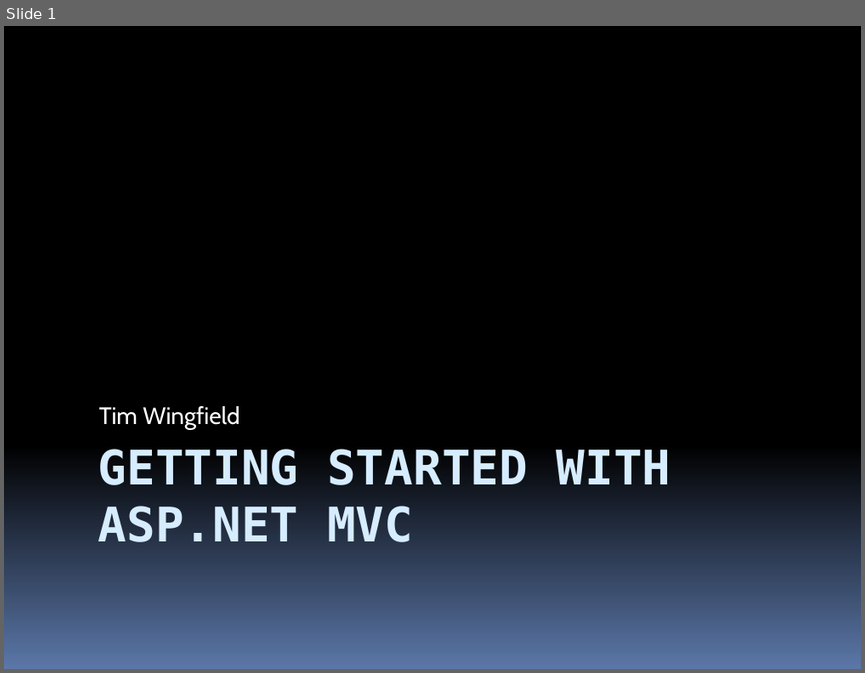
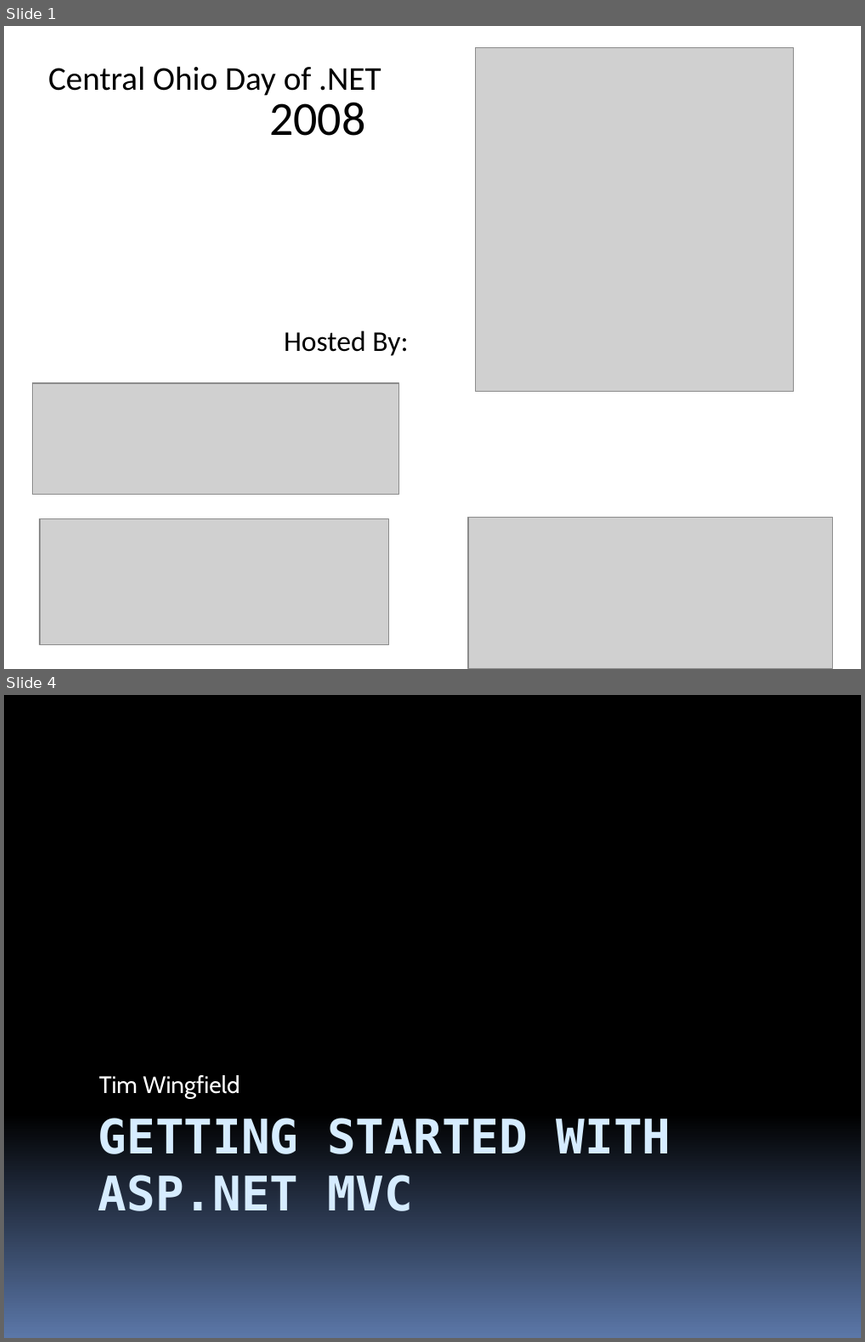
Before and after one commit to stevenharman/codeincubator, a slide deck: Samples/Getting-Started-With-MVC/Getting Started with MVC.pptx. Shown one above the other, each under a label of ours: slide 1 before the commit, slides 1 and 4 after it; the slides between them are not shown. The pictures are 865x673 and 865x1342 pixels, drawn with LibreOffice and Linux fonts; fonts in the diff are those of the drawing; grey boxes stand for pictures. Boxes give left, top, right and bottom in pixels: in the first picture for what was removed or moved away, otherwise in the second. Text is boxed around its words. In the diff, an @@ line names an element or a change of style, - is before the commit and + after.

```diff
--- a/Samples/Getting-Started-With-MVC/Getting Started with MVC.pptx
+++ b/Samples/Getting-Started-With-MVC/Getting Started with MVC.pptx
@@ slide 1 added at bbox=[4, 26, 861, 669], background #FFFFFF @@
@@ picture added at bbox=[475, 47, 794, 391] @@
@@ title added at bbox=[48, 66, 381, 96], 28 pt, text #000000 @@
+Central Ohio Day of .NET
@@ text added at bbox=[269, 102, 365, 136], 40 pt, text #000000 @@
+2008
@@ text added at bbox=[284, 330, 408, 356], 24 pt, text #000000 @@
+Hosted By:
@@ picture added at bbox=[32, 383, 398, 494] @@
@@ picture added at bbox=[40, 519, 389, 645] @@
@@ picture added at bbox=[468, 517, 833, 669] @@
@@ what was slide 1 is now slide 4 @@
```
Also in this commit, not shown: 3 other slides added.
